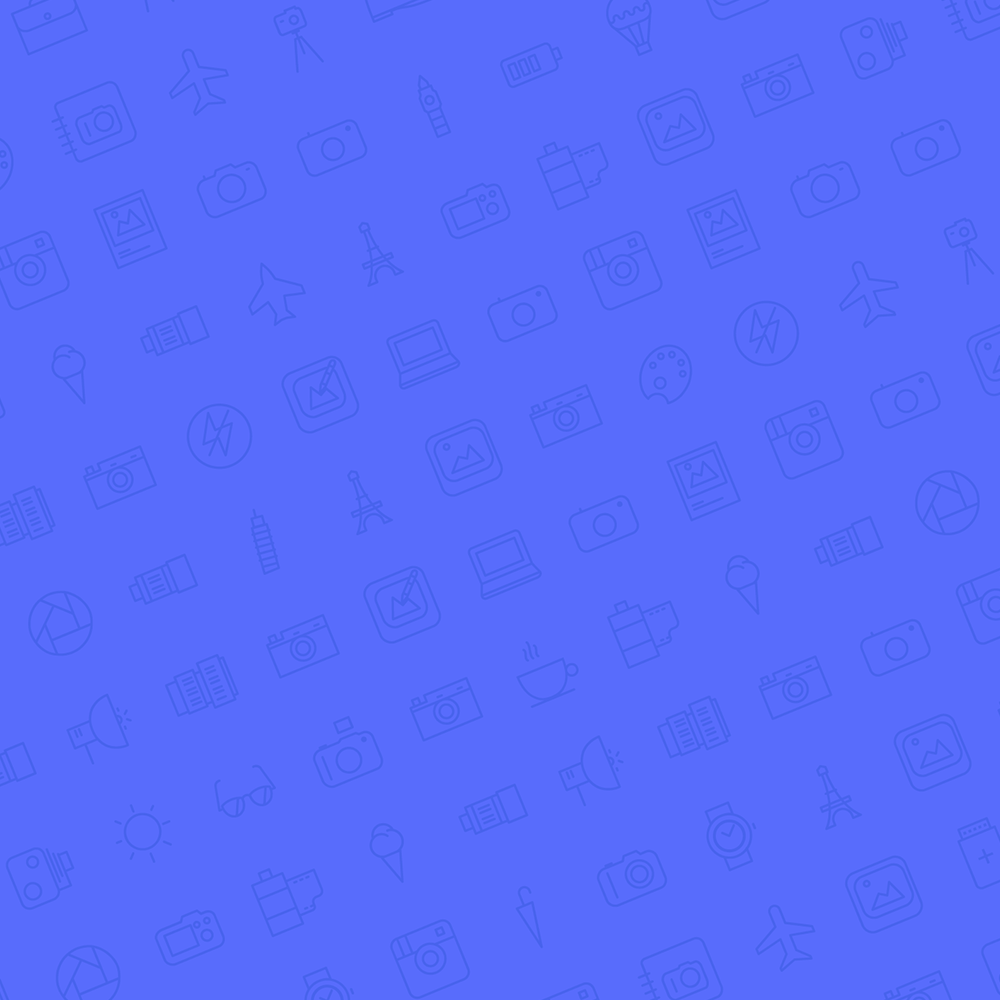
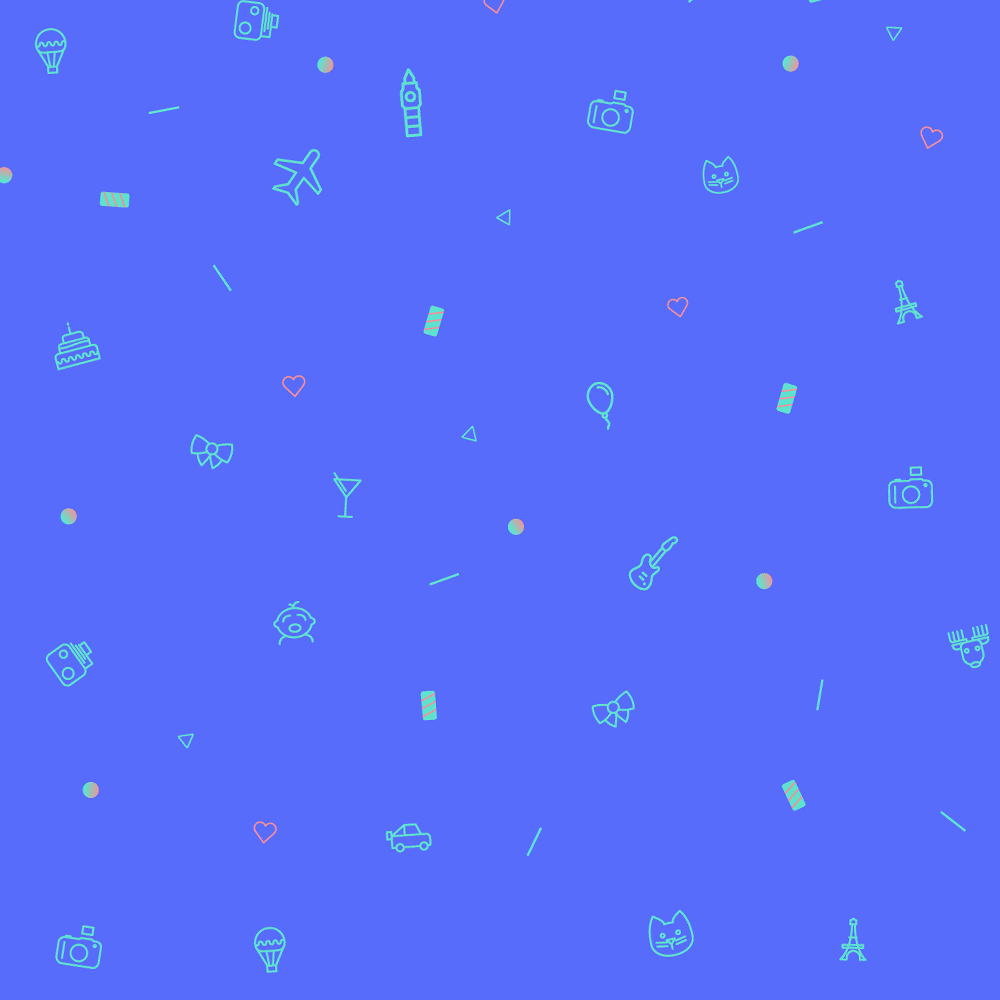
The second 1000x1000 image is a revision of the first. Changes to its layers:
added layer "brand-pattern-3" above "brand-pattern-2" over (0, 0, 1000, 1000)
